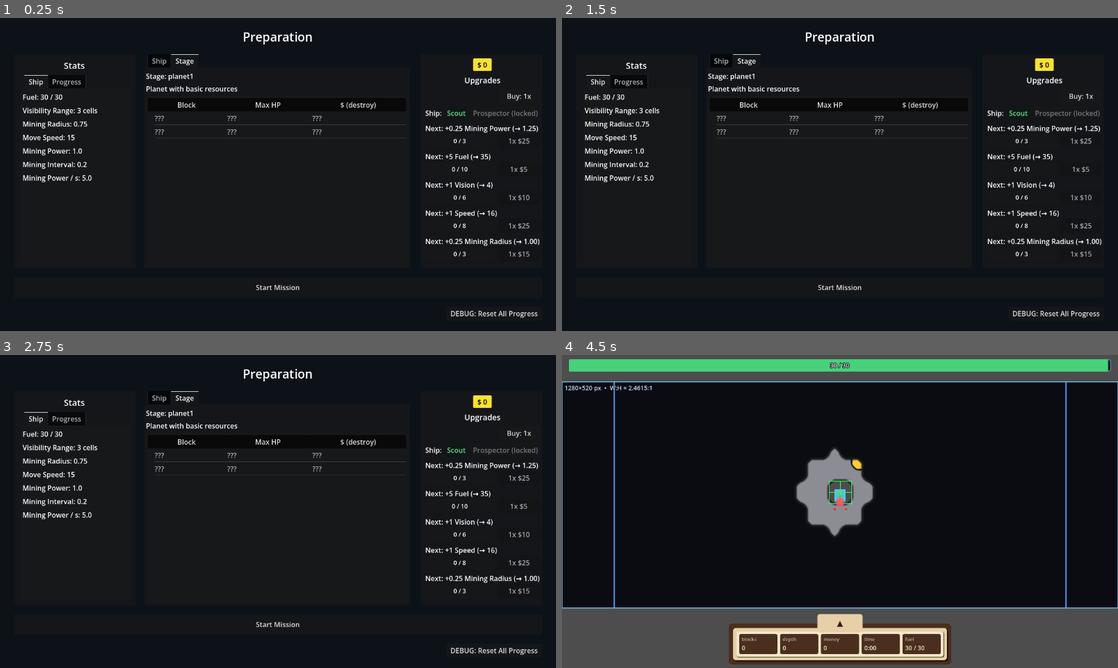
Above: before the commit, frames 1-4 (two rows, left to right).
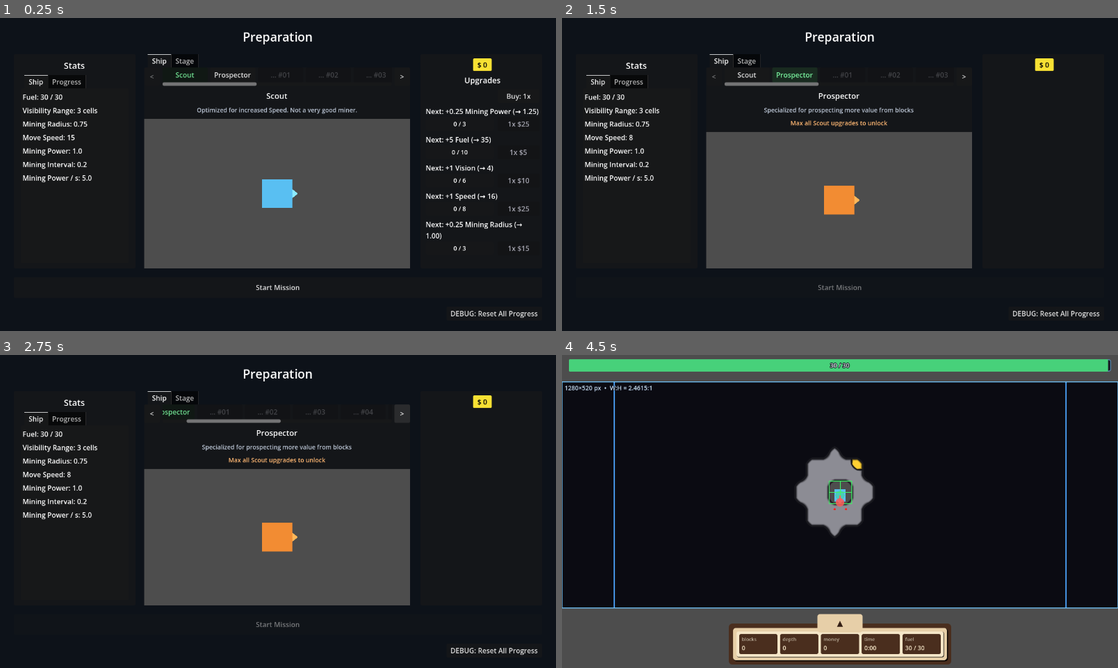
Above: after the commit, the same moments.

Repository: caboyd/blast_game
Game: Godot game, scene res://scenes/prep/Prep.tscn
The game is run twice, just before and just after one commit, with the same random seed, the same clock (stepped at 60 frames per second) and the same inputs.
Inputs (mouse positions are in pixels of both pictures, inside the frame that each line leads up to):
- Up to frame 1 (0.25 s): no input
- Up to frame 2 (1.5 s): click "Scout" at 0.5 s; click (795, 74) at 1.25 s, where only the run after the commit has a clickable "Prospector"
- Up to frame 3 (2.75 s): click (400, 414) at 2 s, where only the run after the commit has a clickable ">"
- Up to frame 4 (4.5 s): click (712, 414) at 2.75 s, where only the run after the commit has a clickable "<"; click "DEBUG: Reset All Progress" at 3.5 s; click "Start Mission" at 4.25 s

The runs differ from the first frame. In frame 1, 26% of the frame differs, in the area x 25-97%, y 11-80%; in frame 2, 24%; in frame 3, 24%; in frame 4, nothing differs.

Commit message:
Enhance ship data and UI for Prospector and Scout
- Added description and unlock requirements for the Prospector ship.
- Updated Scout ship with a new description for clarity.
- Improved ship selection UI in the Prep scene, including new buttons for navigation and enhanced layout.
- Adjusted ship data scripts to support new features and improve organization.

Diff:
--- a/data/ships/prospector.tres
+++ b/data/ships/prospector.tres
@@ -22,6 +22,9 @@
 script = ExtResource("1_sd")
 id = &"prospector"
 display_name = "Prospector"
+prep_sort_index = 1
+description = "Specialized for prospecting more value from blocks"
+unlock_requirement_text = "Max all Scout upgrades to unlock"
 fuel_drain_per_second = 2.0
 ship_scene = ExtResource("4_sc")
 unlock_after_ship_all_upgrades_maxed = &"scout"
--- a/data/ships/scout.tres
+++ b/data/ships/scout.tres
@@ -76,6 +76,7 @@
 script = ExtResource("1_ec25b")
 id = &"scout"
 display_name = "Scout"
+description = "Optimized for increased Speed. Not a very good miner."
 move_speed_px_s = 15.0
 ship_scene = ExtResource("4_scene")
 upgrades = [SubResource("up_mp"), SubResource("up_ft"), SubResource("up_vis"), SubResource("up_sp"), SubResource("up_dr")]
--- a/scenes/prep/Prep.tscn
+++ b/scenes/prep/Prep.tscn
@@ -194,30 +194,74 @@
 layout_mode = 2
 size_flags_vertical = 3
 theme_override_font_sizes/font_size = 16
-current_tab = 1
+current_tab = 0
 
 [node name="Preview" type="VBoxContainer" parent="Margin/RootVBox/Row/PreviewCol/ShipColumn/ShipTabs" unique_id=2006811125]
-visible = false
-layout_mode = 2
-size_flags_vertical = 3
-theme_override_constants/separation = 8
+layout_mode = 2
+size_flags_vertical = 3
+theme_override_constants/separation = 10
 metadata/_tab_index = 0
 
+[node name="ShipPickerStrip" type="HBoxContainer" parent="Margin/RootVBox/Row/PreviewCol/ShipColumn/ShipTabs/Preview" unique_id=2100567001]
+layout_mode = 2
+theme_override_constants/separation = 6
+
+[node name="ShipPickerPrev" type="Button" parent="Margin/RootVBox/Row/PreviewCol/ShipColumn/ShipTabs/Preview/ShipPickerStrip" unique_id=2100567010]
+visible = false
+custom_minimum_size = Vector2(36, 36)
+layout_mode = 2
+focus_mode = 0
+text = "<"
+
+[node name="ShipPickerScroll" type="ScrollContainer" parent="Margin/RootVBox/Row/PreviewCol/ShipColumn/ShipTabs/Preview/ShipPickerStrip" unique_id=2100567011]
+layout_mode = 2
+size_flags_horizontal = 3
+horizontal_scroll_mode = 2
+vertical_scroll_mode = 0
+
+[node name="ShipPickerHBox" type="HBoxContainer" parent="Margin/RootVBox/Row/PreviewCol/ShipColumn/ShipTabs/Preview/ShipPickerStrip/ShipPickerScroll" unique_id=2100567012]
+layout_mode = 2
+size_flags_vertical = 3
+theme_override_constants/separation = 6
+
+[node name="ShipPickerNext" type="Button" parent="Margin/RootVBox/Row/PreviewCol/ShipColumn/ShipTabs/Preview/ShipPickerStrip" unique_id=2100567013]
+visible = false
+custom_minimum_size = Vector2(36, 36)
+layout_mode = 2
+focus_mode = 0
+text = ">"
+
 [node name="ShipLabel" type="Label" parent="Margin/RootVBox/Row/PreviewCol/ShipColumn/ShipTabs/Preview" unique_id=1890885564]
 layout_mode = 2
+theme_override_font_sizes/font_size = 18
 text = "Scout"
 horizontal_alignment = 1
 
+[node name="ShipDescriptionLabel" type="Label" parent="Margin/RootVBox/Row/PreviewCol/ShipColumn/ShipTabs/Preview" unique_id=2100567020]
+layout_mode = 2
+theme_override_colors/font_color = Color(0.75, 0.79, 0.85, 1)
+theme_override_font_sizes/font_size = 14
+horizontal_alignment = 1
+autowrap_mode = 3
+
+[node name="ShipLockReasonLabel" type="Label" parent="Margin/RootVBox/Row/PreviewCol/ShipColumn/ShipTabs/Preview" unique_id=2100567002]
+visible = false
+layout_mode = 2
+theme_override_colors/font_color = Color(1, 0.72, 0.45, 1)
+theme_override_font_sizes/font_size = 14
+horizontal_alignment = 1
+autowrap_mode = 3
+
 [node name="SubViewportContainer" type="SubViewportContainer" parent="Margin/RootVBox/Row/PreviewCol/ShipColumn/ShipTabs/Preview" unique_id=1498962718]
-custom_minimum_size = Vector2(400, 360)
+custom_minimum_size = Vector2(400, 300)
 layout_mode = 2
 size_flags_vertical = 3
 stretch = true
 
 [node name="SubViewport" type="SubViewport" parent="Margin/RootVBox/Row/PreviewCol/ShipColumn/ShipTabs/Preview/SubViewportContainer" unique_id=71169305]
 handle_input_locally = false
-size = Vector2i(400, 360)
-render_target_update_mode = 0
+size = Vector2i(612, 378)
+render_target_update_mode = 4
 
 [node name="Camera2D" type="Camera2D" parent="Margin/RootVBox/Row/PreviewCol/ShipColumn/ShipTabs/Preview/SubViewportContainer/SubViewport" unique_id=577357977]
 position = Vector2(200, 180)
@@ -225,6 +269,7 @@
 [node name="World" type="Node2D" parent="Margin/RootVBox/Row/PreviewCol/ShipColumn/ShipTabs/Preview/SubViewportContainer/SubViewport" unique_id=362404321]
 
 [node name="Stage" type="MarginContainer" parent="Margin/RootVBox/Row/PreviewCol/ShipColumn/ShipTabs" unique_id=2107525904]
+visible = false
 layout_mode = 2
 size_flags_vertical = 3
 theme_override_constants/margin_left = 4
@@ -320,22 +365,6 @@
 focus_mode = 0
 text = "Buy: 1x"
 
-[node name="ShipSelectRow" type="HBoxContainer" parent="Margin/RootVBox/Row/ShopPanel/ShopMargin/ShopInner" unique_id=1587319152]
-layout_mode = 2
-theme_override_constants/separation = 8
-
-[node name="ShipPickerLabel" type="Label" parent="Margin/RootVBox/Row/ShopPanel/ShopMargin/ShopInner/ShipSelectRow" unique_id=353491671]
-layout_mode = 2
-text = "Ship:"
-
-[node name="ShipButtonScout" type="Button" parent="Margin/RootVBox/Row/ShopPanel/ShopMargin/ShopInner/ShipSelectRow" unique_id=353491672]
-layout_mode = 2
-text = "Scout"
-
-[node name="ShipButtonProspector" type="Button" parent="Margin/RootVBox/Row/ShopPanel/ShopMargin/ShopInner/ShipSelectRow" unique_id=353491673]
-layout_mode = 2
-text = "Prospector"
-
 [node name="ShopUpgrades" type="VBoxContainer" parent="Margin/RootVBox/Row/ShopPanel/ShopMargin/ShopInner" unique_id=353491670]
 layout_mode = 2
 size_flags_vertical = 3
--- a/scripts/data/ShipData.gd
+++ b/scripts/data/ShipData.gd
@@ -3,6 +3,11 @@
 
 @export var id: StringName = &""
 @export var display_name: String = "Ship"
+## Prep ship-strip order (lower = farther left). Same value → tie-break by ship `id` string.
+@export var prep_sort_index: int = 0
+@export_multiline var description: String = ""
+## Prep line under description when locked. Shown verbatim; omit or leave empty → registry may infer from unlock chain.
+@export_multiline var unlock_requirement_text: String = ""
 @export var move_speed_px_s: float = 8.0
 @export var vision_radius_cells: int = 3
 @export var mine_damage_per_tick: float = 1.0
--- a/scripts/prep/Prep.gd
+++ b/scripts/prep/Prep.gd
@@ -6,6 +6,10 @@
 const UPGRADE_BATCH_REQUESTS: Array[int] = [1, 5, 25, 100, -1]
 const _PREVIEW_POS := Vector2(200, 180)
 const _PREVIEW_SCALE := Vector2(8, 8)
+## Disabled placeholder slots to stress-test the ship picker row (not real ships).
+const _DUMMY_SHIP_STUB_COUNT := 10
+const _STUB_SHIP_PREFIX := "_prep_stub_"
+const _SHIP_PICK_SCROLL_STEP_PX := 140
 
 @onready var _start: Button = $Margin/RootVBox/StartMission
 @onready var _career_label: Label = $"Margin/RootVBox/Row/PreviewCol/StatsPanel/StatsMargin/StatsOuter/StatsTabs/Progress/ProgressVBox/CareerBlocksLabel"
@@ -20,18 +24,25 @@
 @onready var _mining_power_per_sec_label: Label = $"Margin/RootVBox/Row/PreviewCol/StatsPanel/StatsMargin/StatsOuter/StatsTabs/Ship/ShipVBox/MiningPowerPerSecLabel"
 @onready var _world: Node2D = $Margin/RootVBox/Row/PreviewCol/ShipColumn/ShipTabs/Preview/SubViewportContainer/SubViewport/World
 @onready var _ship_preview_label: Label = $Margin/RootVBox/Row/PreviewCol/ShipColumn/ShipTabs/Preview/ShipLabel
-@onready var _ship_button_scout: Button = $Margin/RootVBox/Row/ShopPanel/ShopMargin/ShopInner/ShipSelectRow/ShipButtonScout
-@onready var _ship_button_prospector: Button = $Margin/RootVBox/Row/ShopPanel/ShopMargin/ShopInner/ShipSelectRow/ShipButtonProspector
+@onready var _ship_description_label: Label = $Margin/RootVBox/Row/PreviewCol/ShipColumn/ShipTabs/Preview/ShipDescriptionLabel
+@onready var _ship_picker_prev: Button = $Margin/RootVBox/Row/PreviewCol/ShipColumn/ShipTabs/Preview/ShipPickerStrip/ShipPickerPrev
+@onready var _ship_picker_next: Button = $Margin/RootVBox/Row/PreviewCol/ShipColumn/ShipTabs/Preview/ShipPickerStrip/ShipPickerNext
+@onready var _ship_picker_scroll: ScrollContainer = $Margin/RootVBox/Row/PreviewCol/ShipColumn/ShipTabs/Preview/ShipPickerStrip/ShipPickerScroll
+@onready var _ship_picker_hbox: HBoxContainer = $Margin/RootVBox/Row/PreviewCol/ShipColumn/ShipTabs/Preview/ShipPickerStrip/ShipPickerScroll/ShipPickerHBox
+@onready var _ship_lock_reason: Label = $Margin/RootVBox/Row/PreviewCol/ShipColumn/ShipTabs/Preview/ShipLockReasonLabel
 @onready var _ship_tabs: TabContainer = $Margin/RootVBox/Row/PreviewCol/ShipColumn/ShipTabs
 @onready var _stage_summary: Label = $Margin/RootVBox/Row/PreviewCol/ShipColumn/ShipTabs/Stage/StageScroll/StageVBox/StageSummaryLabel
 @onready var _stage_type_tree: Tree = $Margin/RootVBox/Row/PreviewCol/ShipColumn/ShipTabs/Stage/StageScroll/StageVBox/StageTypeTree
 @onready var _debug_reset: Button = $Margin/RootVBox/DebugRow/DebugResetProgress
 @onready var _stats_tabs: TabContainer = $Margin/RootVBox/Row/PreviewCol/StatsPanel/StatsMargin/StatsOuter/StatsTabs
 @onready var _shop_money_label: Label = $Margin/RootVBox/Row/ShopPanel/ShopMargin/ShopInner/ShopMoneyRow/ShopMoneyPanel/ShopMoneyLabel
+@onready var _shop_upgrades_label: Label = $Margin/RootVBox/Row/ShopPanel/ShopMargin/ShopInner/ShopLabel
+@onready var _shop_batch_row: HBoxContainer = $Margin/RootVBox/Row/ShopPanel/ShopMargin/ShopInner/ShopBatchRow
 @onready var _shop_batch_btn: Button = $Margin/RootVBox/Row/ShopPanel/ShopMargin/ShopInner/ShopBatchRow/ShopBatchBtn
 @onready var _shop_upgrades: VBoxContainer = $Margin/RootVBox/Row/ShopPanel/ShopMargin/ShopInner/ShopUpgrades
 
 var _upgrade_batch_index: int = 0
+var _ship_pick_buttons: Dictionary = {}  # StringName -> Button
 ## Root from `ShipData.ship_scene` (implements mining API from `ShipBase`).
 var _preview_ship: Node2D
 var _shop_row_info_labels: Array[Label] = []
@@ -54,10 +65,18 @@
 		_debug_reset.pressed.connect(_on_debug_reset_pressed)
 	if _shop_batch_btn:
 		_shop_batch_btn.pressed.connect(_on_shop_batch_btn_pressed)
-	if _ship_button_scout:
-		_ship_button_scout.pressed.connect(func() -> void: _select_ship(&"scout"))
-	if _ship_button_prospector:
-		_ship_button_prospector.pressed.connect(func() -> void: _select_ship(&"prospector"))
+	if _ship_picker_prev:
+		_ship_picker_prev.pressed.connect(_on_ship_picker_prev_pressed)
+	if _ship_picker_next:
+		_ship_picker_next.pressed.connect(_on_ship_picker_next_pressed)
+	if _ship_picker_scroll:
+		var hb := _ship_picker_scroll.get_h_scroll_bar()
+		if hb:
+			hb.visible = false
+			if not hb.value_changed.is_connected(_on_ship_picker_h_scroll_value_changed):
+				hb.value_changed.connect(_on_ship_picker_h_scroll_value_changed)
+		if not _ship_picker_scroll.resized.is_connected(_on_ship_picker_scroll_resized):
+			_ship_picker_scroll.resized.connect(_on_ship_picker_scroll_resized)
 	if not GameStatistics.stats_changed.is_connected(_on_stats_changed):
 		GameStatistics.stats_changed.connect(_on_stats_changed)
 	if not GameStatistics.fuel_changed.is_connected(_on_fuel_changed):
@@ -66,13 +85,13 @@
 		UpgradeBus.upgrade_purchased.connect(_on_upgrade_purchased)
 	ShipDataRegistry.reload_active()
 	GameStatistics.apply_active_ship_fuel_baseline()
+	_ensure_ship_picker_buttons()
 	_rebuild_preview_ship()
 	_refresh_all()
+	call_deferred("_update_ship_picker_scroll_state")
 
 
 func _select_ship(ship_id: StringName) -> void:
-	if not ShipDataRegistry.is_ship_unlocked(ship_id):
-		return
 	GameSession.selected_ship_id = ship_id
 	ShipDataRegistry.reload_active()
 	GameStatistics.apply_active_ship_fuel_baseline()
@@ -90,11 +109,7 @@
 	_preview_ship = null
 	var sd: Resource = ShipDataRegistry.get_active()
 	if sd == null:
-		if _ship_preview_label:
-			_ship_preview_label.text = "—"
-		return
-	if _ship_preview_label:
-		_ship_preview_label.text = str(sd.get("display_name"))
+		return
 	var ps: Variant = sd.get("ship_scene")
 	if ps == null or not (ps is PackedScene):
 		push_error("Prep: active ShipData missing ship_scene")
@@ -146,7 +161,33 @@
 	_on_shop_purchase(upgrade_id)
 
 
+func _refresh_ship_preview_banner() -> void:
+	var sid: StringName = GameSession.selected_ship_id
+	var sd: Resource = ShipDataRegistry.get_ship_data(sid)
+	var ship_unlocked: bool = ShipDataRegistry.is_ship_unlocked(sid)
+	if _start:
+		_start.disabled = not ship_unlocked
+	if _ship_preview_label:
+		if sd == null:
+			_ship_preview_label.text = "—"
+		else:
+			_ship_preview_label.text = str(sd.get("display_name")).strip_edges()
+	if _ship_description_label:
+		var desc_text: String = str(sd.get("description")).strip_edges() if sd != null else ""
+		_ship_description_label.text = desc_text
+		_ship_description_label.visible = not desc_text.is_empty()
+	if _ship_lock_reason:
+		if ship_unlocked:
+			_ship_lock_reason.visible = false
+			_ship_lock_reason.text = ""
+		else:
+			var reason: String = ShipDataRegistry.get_ship_lock_reason(sid)
+			_ship_lock_reason.text = reason
+			_ship_lock_reason.visible = not reason.is_empty()
+
+
 func _refresh_all() -> void:
+	_refresh_ship_preview_banner()
 	_refresh_ship_picker()
 	_refresh_progress()
 	_refresh_ship_stats()
@@ -155,22 +196,96 @@
 		_refresh_stage_tab()
 
 
+func _is_stub_ship_id(ship_id: StringName) -> bool:
+	return String(ship_id).begins_with(_STUB_SHIP_PREFIX)
+
+
+func _stub_slot_index(ship_id: StringName) -> int:
+	var tail: String = String(ship_id).trim_prefix(_STUB_SHIP_PREFIX)
+	return tail.to_int()
+
+
+func _ensure_ship_picker_buttons() -> void:
+	if _ship_picker_hbox == null:
+		return
+	if not _ship_pick_buttons.is_empty():
+		return
+	var ordered_ids: Array[StringName] = []
+	ordered_ids.assign(ShipDataRegistry.get_all_ship_ids_sorted())
+	for i in range(1, _DUMMY_SHIP_STUB_COUNT + 1):
+		ordered_ids.append(StringName("%s%02d" % [_STUB_SHIP_PREFIX, i]))
+	for sid in ordered_ids:
+		var btn := Button.new()
+		btn.focus_mode = Control.FOCUS_NONE
+		btn.custom_minimum_size = Vector2(104, 34)
+		btn.size_flags_horizontal = Control.SIZE_SHRINK_BEGIN
+		if _is_stub_ship_id(sid):
+			btn.disabled = true
+			btn.mouse_default_cursor_shape = Control.CURSOR_FORBIDDEN
+		else:
+			btn.pressed.connect(_select_ship.bind(sid))
+		_ship_picker_hbox.add_child(btn)
+		_ship_pick_buttons[sid] = btn
+
+
 func _refresh_ship_picker() -> void:
-	if _ship_button_scout:
-		var cur: StringName = GameSession.selected_ship_id
-		_ship_button_scout.disabled = false
-		_ship_button_scout.text = "Scout"
-		_ship_button_scout.modulate = (
-			Color(0.5, 1.0, 0.65, 1.0) if cur == &"scout" else Color.WHITE
-		)
-	if _ship_button_prospector:
-		var unl: bool = ShipDataRegistry.is_ship_unlocked(&"prospector")
-		_ship_button_prospector.disabled = not unl
-		var cur2: StringName = GameSession.selected_ship_id
-		_ship_button_prospector.text = "Prospector" if unl else "Prospector (locked)"
-		_ship_button_prospector.modulate = (
-			Color(0.5, 1.0, 0.65, 1.0) if (unl and cur2 == &"prospector") else Color.WHITE
-		)
+	_ensure_ship_picker_buttons()
+	var cur: StringName = GameSession.selected_ship_id
+	for sid in _ship_pick_buttons:
+		var btn: Button = _ship_pick_buttons[sid] as Button
+		if btn == null:
+			continue
+		if _is_stub_ship_id(sid):
+			btn.text = "… #%02d" % _stub_slot_index(sid)
+			btn.modulate = Color(0.52, 0.52, 0.55, 1.0)
+			continue
+		var sd: Resource = ShipDataRegistry.get_ship_data(sid)
+		btn.text = str(sd.get("display_name")).strip_edges() if sd != null else String(sid)
+		btn.modulate = Color(0.5, 1.0, 0.65, 1.0) if sid == cur else Color.WHITE
+	call_deferred("_update_ship_picker_scroll_state")
+
+
+func _on_ship_picker_h_scroll_value_changed(_value: float) -> void:
+	call_deferred("_update_ship_picker_scroll_state")
+
+
+func _on_ship_picker_scroll_resized() -> void:
+	call_deferred("_update_ship_picker_scroll_state")
+
+
+func _on_ship_picker_prev_pressed() -> void:
+	if _ship_picker_scroll == null:
+		return
+	_ship_picker_scroll.scroll_horizontal = maxi(
+		0, _ship_picker_scroll.scroll_horizontal - _SHIP_PICK_SCROLL_STEP_PX
+	)
+	call_deferred("_update_ship_picker_scroll_state")
+
+
+func _on_ship_picker_next_pressed() -> void:
+	if _ship_picker_scroll == null:
+		return
+	var hbar := _ship_picker_scroll.get_h_scroll_bar()
+	var mx: int = int(hbar.max_value)
+	_ship_picker_scroll.scroll_horizontal = mini(mx, _ship_picker_scroll.scroll_horizontal + _SHIP_PICK_SCROLL_STEP_PX)
+	call_deferred("_update_ship_picker_scroll_state")
+
+
+func _update_ship_picker_scroll_state() -> void:
+	if _ship_picker_scroll == null or _ship_picker_prev == null or _ship_picker_next == null:
+		return
+	var hbar := _ship_picker_scroll.get_h_scroll_bar()
+	var overflow: bool = hbar.max_value > hbar.page + 1.0
+	_ship_picker_prev.visible = overflow
+	_ship_picker_next.visible = overflow
+	if not overflow:
+		_ship_picker_prev.disabled = true
+		_ship_picker_next.disabled = true
+		return
+	var cur: float = float(_ship_picker_scroll.scroll_horizontal)
+	var max_scroll: float = float(hbar.max_value)
+	_ship_picker_prev.disabled = cur <= 0.5
+	_ship_picker_next.disabled = cur >= max_scroll - 0.5
 
 
 func _refresh_stage_tab() -> void:
@@ -286,6 +401,15 @@
 
 
 func _refresh_shop() -> void:
+	var ship_ok: bool = ShipDataRegistry.is_ship_unlocked(GameSession.selected_ship_id)
+	if _shop_batch_row:
+		_shop_batch_row.visible = ship_ok
+	if _shop_upgrades_label:
+		_shop_upgrades_label.visible = ship_ok
+	if _shop_upgrades:
+		_shop_upgrades.visible = ship_ok
+	if not ship_ok:
+		return
 	_refresh_shop_batch_button()
 	if _shop_upgrades:
 		# Build rows on first use or if empty / count mismatch
@@ -584,7 +708,8 @@
 
 
 func _on_start_mission_pressed() -> void:
-	# `selected_ship_id` is set by the ship picker; ensure registry matches.
+	if not ShipDataRegistry.is_ship_unlocked(GameSession.selected_ship_id):
+		return
 	ShipDataRegistry.reload_active()
 	GameSession.begin_run()
 	GameSession.go_to_planet(GameSession.next_planet_scene)
--- a/scripts/systems/ShipDataRegistry.gd
+++ b/scripts/systems/ShipDataRegistry.gd
@@ -1,6 +1,7 @@
 extends Node
 
-## Loads all `res://data/ships/*.tres` and the active `ShipData` for `GameSession.selected_ship_id`.
+## Loads all `res://data/ships/*.tres` and the active `ShipData` for `GameSession.selected_ship_id`
+## (may be locked — use `is_ship_unlocked` before starting a run).
 ## Upgrade *levels* are global; effects from every ship's upgrade list apply together at runtime.
 ## The Prep shop only lists upgrades for the currently selected ship.
 
@@ -41,20 +42,26 @@
 		fname = dir.get_next()
 	dir.list_dir_end()
 	var keys: Array = _ships_by_id.keys()
-	var skeys: Array[String] = []
+	keys.sort_custom(
+		func(a: Variant, b: Variant) -> bool:
+			var sd_a: Resource = _ships_by_id[a] as Resource
+			var sd_b: Resource = _ships_by_id[b] as Resource
+			var ia: int = int(sd_a.get("prep_sort_index")) if sd_a != null else 0
+			var ib: int = int(sd_b.get("prep_sort_index")) if sd_b != null else 0
+			if ia != ib:
+				return ia < ib
+			return String(a) < String(b)
+	)
+	_ship_ids_sorted.clear()
 	for k in keys:
-		skeys.append(String(k))
-	skeys.sort()
-	_ship_ids_sorted.clear()
-	for sk in skeys:
-		_ship_ids_sorted.append(StringName(sk))
+		_ship_ids_sorted.append(k as StringName)
 	reload_active()
 
 
 func reload_active() -> void:
 	var sid: StringName = GameSession.selected_ship_id
-	if not _ships_by_id.has(sid) or not is_ship_unlocked(sid):
-		# Fall back to first unlocked ship (usually scout).
+	if not _ships_by_id.has(sid):
+		# Invalid id (e.g. removed ship): fall back to first unlocked ship.
 		sid = &""
 		for candidate in _ship_ids_sorted:
 			if is_ship_unlocked(candidate):
@@ -74,6 +81,7 @@
 	return _ships_by_id.get(id)
 
 
+## Sorted by each ship's `prep_sort_index`, then id string (`ShipData`).
 func get_all_ship_ids_sorted() -> Array[StringName]:
 	return _ship_ids_sorted.duplicate()
 
@@ -138,6 +146,26 @@
 	return true
 
 
+## Empty if unlocked or unknown ship; shown on Prep when a locked ship is selected.
+func get_ship_lock_reason(ship_id: StringName) -> String:
+	if is_ship_unlocked(ship_id):
+		return ""
+	var sd: Resource = _ships_by_id.get(ship_id)
+	if sd == null:
+		return ""
+	var authored: String = str(sd.get("unlock_requirement_text")).strip_edges()
+	if not authored.is_empty():
+		return authored
+	var prereq: StringName = sd.get("unlock_after_ship_all_upgrades_maxed") as StringName
+	if prereq == &"":
+		return "Locked."
+	var prereq_data: Resource = _ships_by_id.get(prereq)
+	var pname: String = str(prereq_data.get("display_name")).strip_edges() if prereq_data != null else ""
+	if pname.is_empty():
+		pname = String(prereq)
+	return "Unlock by maxing every upgrade on %s." % pname
+
+
 func apply_effects_for_stat(stat: StringName, base: float) -> float:
 	var v: float = base
 	if _ship_ids_sorted.is_empty():
